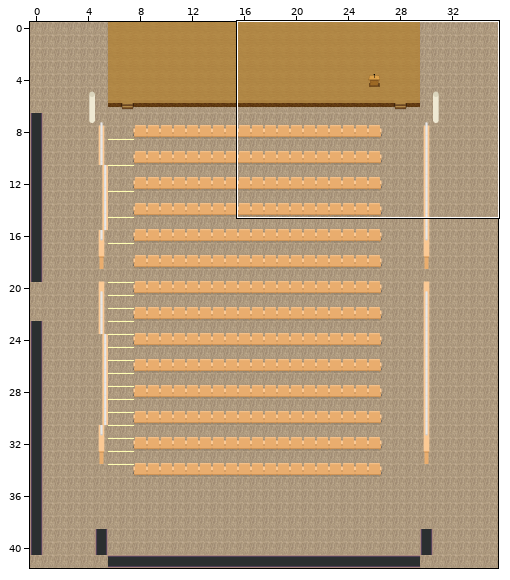
Level history. Tiled map (JSON): maps/UCC_Theatre.json. Above: a wide view before the commit, with the close-up outlined.
Close-up. Before:
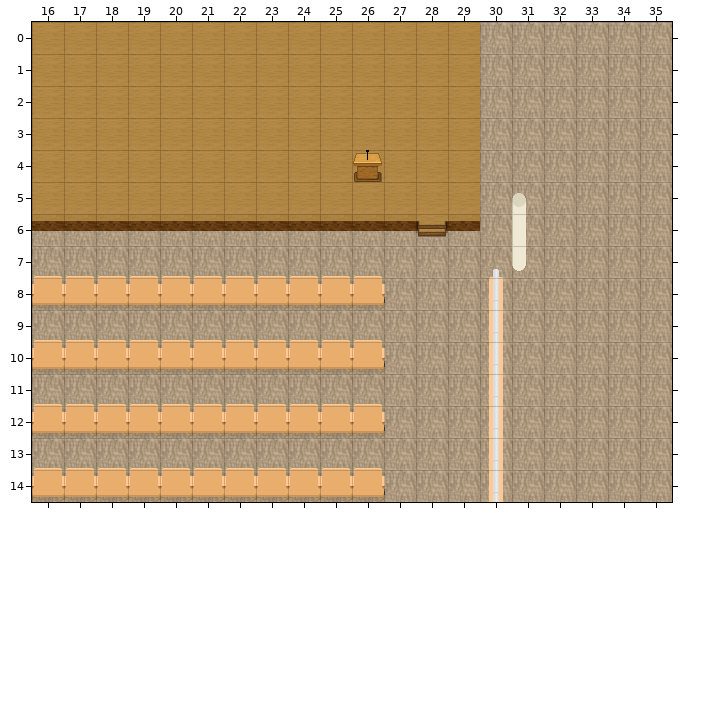
Cells are 32x32 px. Shown: x 16..35, y 0..14. The commit also changed other parts of the map, which this record leaves out. Tiles whose own drawing changed are shown in their newer look in all pictures. The old version is drawn lined up with the new one.
New version:
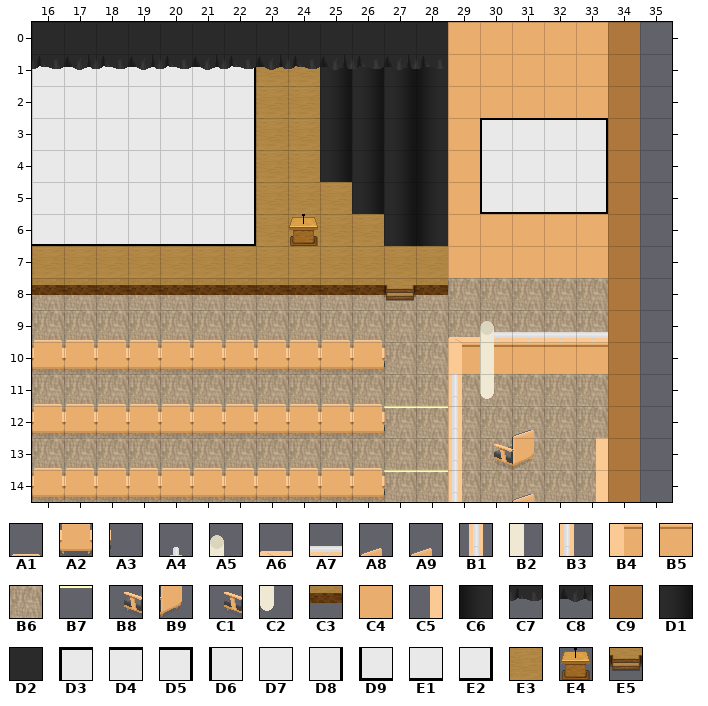
Key: from "Theatre": A1 1, A2 26, A3 27, A4 34, A5 35, A6 38, A7 40, A8 54, A9 56, B1 59, B2 60, B3 62, B4 63, B5 65, B6 76, B7 77, B8 78, B9 79, C1 80, C2 85, C3 102, C4 114, C5 116, C6 126, C7 128, C8 129, C9 139, D1 151, D2 156, D3 201, D4 202, D5 203, D6 226, D7 227, D8 228, D9 251, E1 252, E2 253; from "WA_Other_Furniture": E3 101, E4 104, E5 113.
__ is an empty cell.
The exact change:
map size 36x42 -> 35x42 cells
Layer "floor":
Tile B6 gives way to one hidden under a higher layer in row 6 at x 16 to 22 and 27 to 28.
Tile E3 gives way to one hidden under a higher layer in rows 0 to 5 at x 29.
The edit turns tile B6 into tile E3 in row 6 at x 23 to 26; in row 7 at x 16 to 28.
Tile B6 is gone in rows 0 to 14 at x 35.
Layer "walls":
There is now tile A6 in row 9 at x 29.
The edit turns tile B1 into tile A7 in row 9 at x 30.
There is now tile A7 in row 9 at x 31 to 33.
There is now tile B3 in rows 11 to 14 at x 29.
There is now tile B4 in row 10 at x 29.
The edit turns tile B1 into tile B5 in row 10 at x 30.
There is now tile B5 in row 10 at x 31 to 33.
There is now tile B7 in row 12 at x 27 to 28; in row 14 at x 27 to 28.
The edit turns tile A4 into tile C4 in row 7 at x 30.
There is now tile C4 in rows 0 to 2 at x 29 to 33; in rows 3 to 5 at x 29; in row 6 at x 29 to 33; in row 7 at x 29 and 31 to 33.
There is now tile C5 in rows 13 to 14 at x 33.
There is now tile C9 in rows 0 to 14 at x 34.
Tile B1 is gone in row 8 at x 30; in rows 11 to 14 at x 30.
Layer "belowFurniture":
There is now tile A5 in row 9 at x 30.
There is now tile B2 in row 10 at x 30.
There is now tile C2 in row 11 at x 30.
Layer "furniture":
There is now tile A8 in row 12 at x 31; in row 14 at x 31.
There is now tile B8 in row 13 at x 30.
There is now tile B9 in row 13 at x 31.
There is now tile C3 in row 8 at x 16 to 26 and 28.
The edit turns tile C3 into tile E4 in row 6 at x 24.
There is now tile E5 in row 8 at x 27.
Tile C3 is gone in row 6 at x 16 to 23, 25 to 27 and 29.
Tile E4 is gone in row 4 at x 26.
Tile E5 is gone in row 6 at x 28.
Layer "abovePlayer1":
There is now tile A9 in row 12 at x 31; in row 14 at x 31.
There is now tile B9 in row 13 at x 31.
There is now tile C1 in row 13 at x 30.
There is now tile C6 in rows 1 to 6 at x 28.
There is now tile D1 in rows 1 to 4 at x 25 to 27; in row 5 at x 26 to 27; in row 6 at x 27.
There is now tile D3 in row 3 at x 30.
There is now tile D4 in row 1 at x 16 to 21; in row 3 at x 31 to 32.
There is now tile D5 in row 1 at x 22; in row 3 at x 33.
There is now tile D6 in row 4 at x 30.
There is now tile D7 in rows 2 to 3 at x 16 to 21; in row 4 at x 16 to 21 and 31 to 32; in row 5 at x 16 to 21.
There is now tile D8 in rows 2 to 3 at x 22; in row 4 at x 22 and 33; in row 5 at x 22.
There is now tile D9 in row 5 at x 30.
The edit turns tile A5 into tile E1 in row 5 at x 31.
There is now tile E1 in row 5 at x 32; in row 6 at x 16 to 21.
There is now tile E2 in row 5 at x 33; in row 6 at x 22.
Tile A1 is gone in row 7 at x 16 to 26.
Tile A2 is gone in row 8 at x 16 to 26.
Tile A3 is gone in row 8 at x 27.
Tile B2 is gone in row 6 at x 31.
Tile C2 is gone in row 7 at x 31.
Layer "abovePlayer2":
There is now tile C7 in row 1 at x 16, 18, 20, 22, 24, 26 and 28.
There is now tile C8 in row 1 at x 17, 19, 21, 23, 25 and 27.
There is now tile D2 in row 0 at x 16 to 28.
Pixel boxes of the changes (left, top, right, bottom) in both close-ups:
changed: (32, 22, 672, 502)
